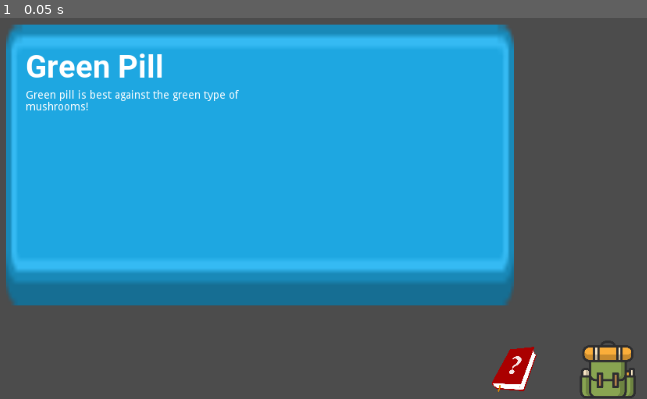
Above: before the commit, frame 1.
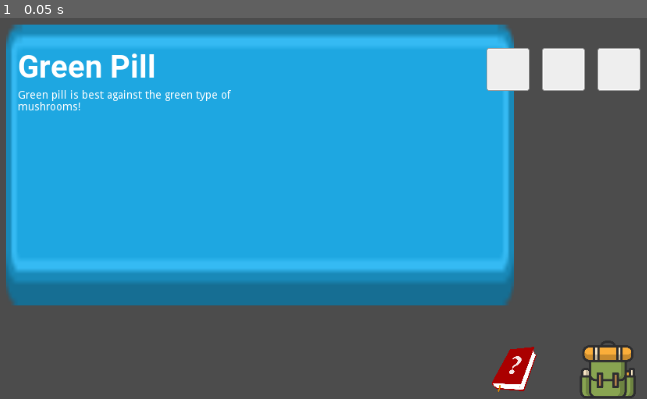
Above: after the commit, the same moment.

Repository: kleimaj/gaming-club-dev
Game: Godot game, scene res://Interface/HUD.tscn
Same seed, same stepped clock (60 frames per second), same inputs: the game is played once before the commit and once after it. The project has no main scene, so this scene is started directly.
Inputs:
- Up to frame 1 (0.05 s): no input

The runs differ from the first frame. In frame 1, 3.7% of the frame differs, in the area x 2-100%, y 7-25%.

Commit message:
adds Textures to Grid Panels

Diff:
--- a/Interface/HUD.tscn
+++ b/Interface/HUD.tscn
@@ -1,15 +1,20 @@
-[gd_scene load_steps=7 format=2]
+[gd_scene load_steps=9 format=2]
 
 [ext_resource path="res://GFX/UI/backpack.png" type="Texture" id=1]
 [ext_resource path="res://GFX/UI/book.png" type="Texture" id=2]
 [ext_resource path="res://Interface/HUD.gd" type="Script" id=3]
 [ext_resource path="res://GFX/UI/blue_button02.png" type="Texture" id=4]
 [ext_resource path="res://Fonts/Roboto-Bold.ttf" type="DynamicFontData" id=5]
+[ext_resource path="res://GFX/UI/panel.png" type="Texture" id=6]
 
 [sub_resource type="DynamicFont" id=1]
 size = 40
 use_filter = true
 font_data = ExtResource( 5 )
+
+[sub_resource type="StyleBoxTexture" id=2]
+texture = ExtResource( 6 )
+region_rect = Rect2( 0, 0, 256, 256 )
 
 [node name="HUD" type="Control"]
 anchor_right = 1.0
@@ -88,8 +93,7 @@
 }
 
 [node name="ItemText" type="VBoxContainer" parent="CanvasLayer/Backpack/Background/HBoxContainer"]
-margin_left = 10.0
-margin_right = 310.0
+margin_right = 300.0
 margin_bottom = 280.0
 rect_min_size = Vector2( 300, 280 )
 
@@ -110,18 +114,74 @@
 text = "Green pill is best against the green type of mushrooms!"
 
 [node name="ItemGrid" type="GridContainer" parent="CanvasLayer/Backpack/Background/HBoxContainer"]
-margin_left = 610.0
-margin_right = 610.0
+margin_left = 600.0
+margin_right = 797.0
 margin_bottom = 280.0
+rect_min_size = Vector2( 190, 150 )
+custom_constants/vseparation = 16
+custom_constants/hseparation = 16
+columns = 3
 
 [node name="Slot0" type="Panel" parent="CanvasLayer/Backpack/Background/HBoxContainer/ItemGrid"]
+margin_right = 55.0
+margin_bottom = 55.0
+rect_min_size = Vector2( 55, 55 )
+custom_styles/panel = SubResource( 2 )
+
+[node name="Selected" type="TextureRect" parent="CanvasLayer/Backpack/Background/HBoxContainer/ItemGrid/Slot0"]
+margin_right = 40.0
+margin_bottom = 40.0
+__meta__ = {
+"_edit_use_anchors_": false
+}
+
+[node name="Blue Pill" type="TextureRect" parent="CanvasLayer/Backpack/Background/HBoxContainer/ItemGrid/Slot0"]
+margin_right = 40.0
+margin_bottom = 40.0
+__meta__ = {
+"_edit_use_anchors_": false
+}
 
 [node name="Slot1" type="Panel" parent="CanvasLayer/Backpack/Background/HBoxContainer/ItemGrid"]
-margin_top = 4.0
-margin_bottom = 4.0
+margin_left = 71.0
+margin_right = 126.0
+margin_bottom = 55.0
+rect_min_size = Vector2( 55, 55 )
+custom_styles/panel = SubResource( 2 )
+
+[node name="Selected" type="TextureRect" parent="CanvasLayer/Backpack/Background/HBoxContainer/ItemGrid/Slot1"]
+margin_right = 40.0
+margin_bottom = 40.0
+__meta__ = {
+"_edit_use_anchors_": false
+}
+
+[node name="Red Pill" type="TextureRect" parent="CanvasLayer/Backpack/Background/HBoxContainer/ItemGrid/Slot1"]
+margin_right = 40.0
+margin_bottom = 40.0
+__meta__ = {
+"_edit_use_anchors_": false
+}
 
 [node name="Slot2" type="Panel" parent="CanvasLayer/Backpack/Background/HBoxContainer/ItemGrid"]
-margin_top = 8.0
-margin_bottom = 8.0
+margin_left = 142.0
+margin_right = 197.0
+margin_bottom = 55.0
+rect_min_size = Vector2( 55, 55 )
+custom_styles/panel = SubResource( 2 )
+
+[node name="Selected" type="TextureRect" parent="CanvasLayer/Backpack/Background/HBoxContainer/ItemGrid/Slot2"]
+margin_right = 40.0
+margin_bottom = 40.0
+__meta__ = {
+"_edit_use_anchors_": false
+}
+
+[node name="Green Pill" type="TextureRect" parent="CanvasLayer/Backpack/Background/HBoxContainer/ItemGrid/Slot2"]
+margin_right = 40.0
+margin_bottom = 40.0
+__meta__ = {
+"_edit_use_anchors_": false
+}
 [connection signal="pressed" from="CanvasLayer/BackpackButton" to="." method="_on_BackpackButton_pressed"]
 [connection signal="pressed" from="CanvasLayer/BookButton" to="." method="_on_BookButton_pressed"]
